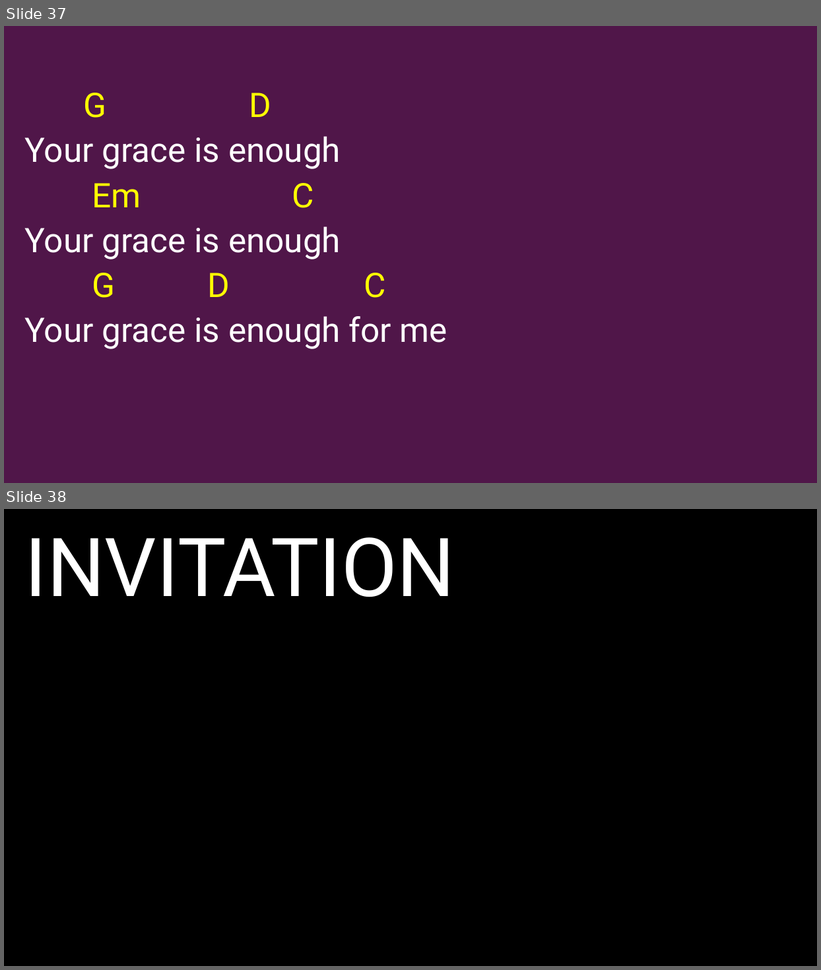
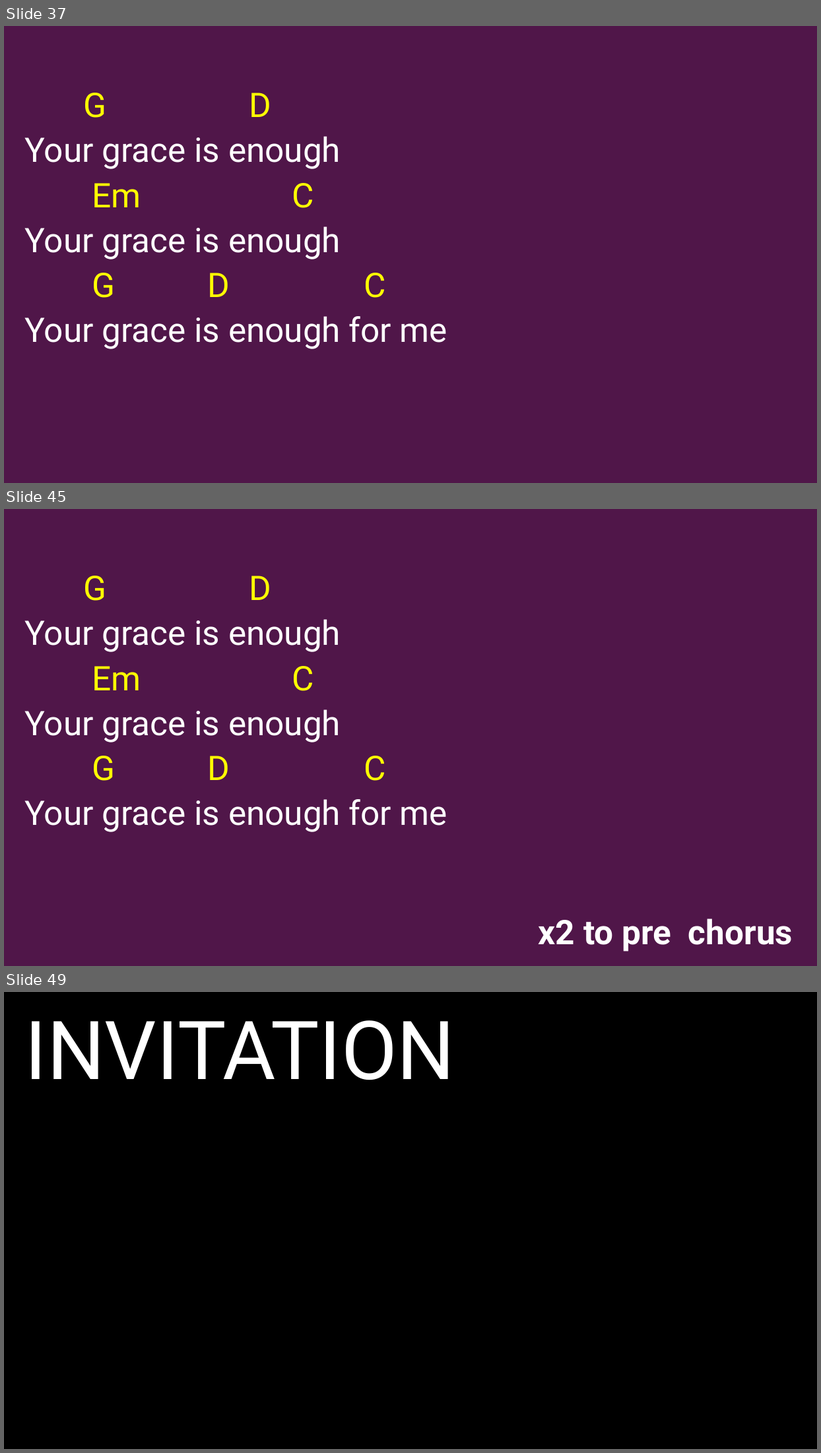
Before and after one commit to kendall412/worship, a slide deck: set/2026-09-13 ECBC-CH.pptx. Shown one above the other, each under a label of ours: slides 37 and 38 before the commit, slides 37, 45 and 49 after it; the slides between them are not shown. The pictures are 821x970 and 821x1453 pixels, drawn with LibreOffice and Linux fonts; fonts in the diff are those of the drawing. Boxes give left, top, right and bottom in pixels: in the first picture for what was removed or moved away, otherwise in the second. Text is boxed around its words. In the diff, an @@ line names an element or a change of style, - is before the commit and + after.

```diff
--- a/set/2026-09-13 ECBC-CH.pptx
+++ b/set/2026-09-13 ECBC-CH.pptx
@@ slide 45 added at (4, 509, 817, 966), background #501649 @@
@@ subtitle added at (25, 576, 448, 832), 40 pt, text #FFFFFF @@
+G D
+Your grace is enough
+Em C
+Your grace is enough
+G D C
+Your grace is enough for me
@@ text added at (539, 919, 793, 952), 40 pt, text #FFFFFF, bold @@
+x2 to pre chorus
@@ what was slide 38 is now slide 49 @@
```
Also in this commit, not shown: 10 other slides added.
